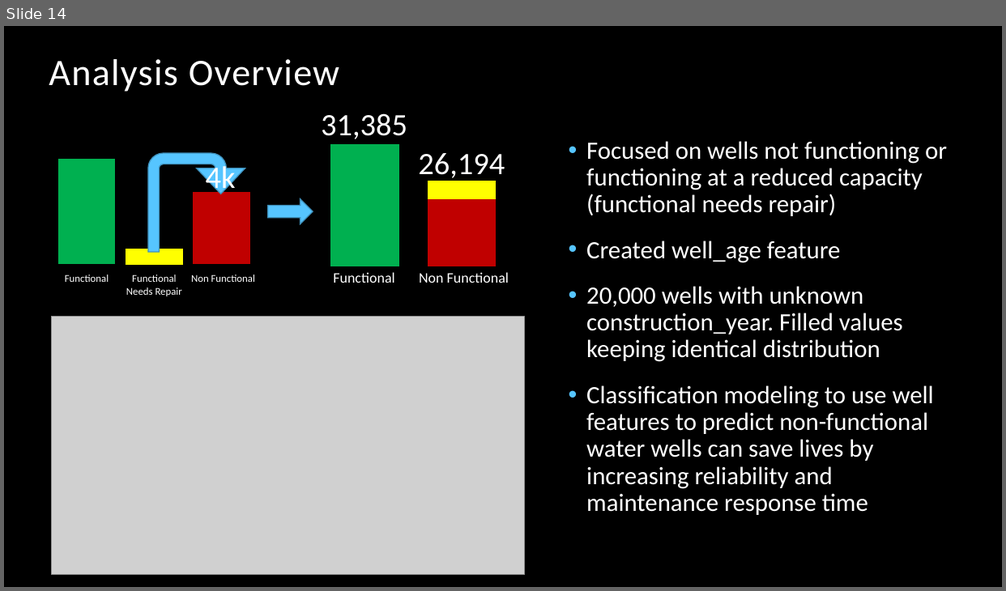
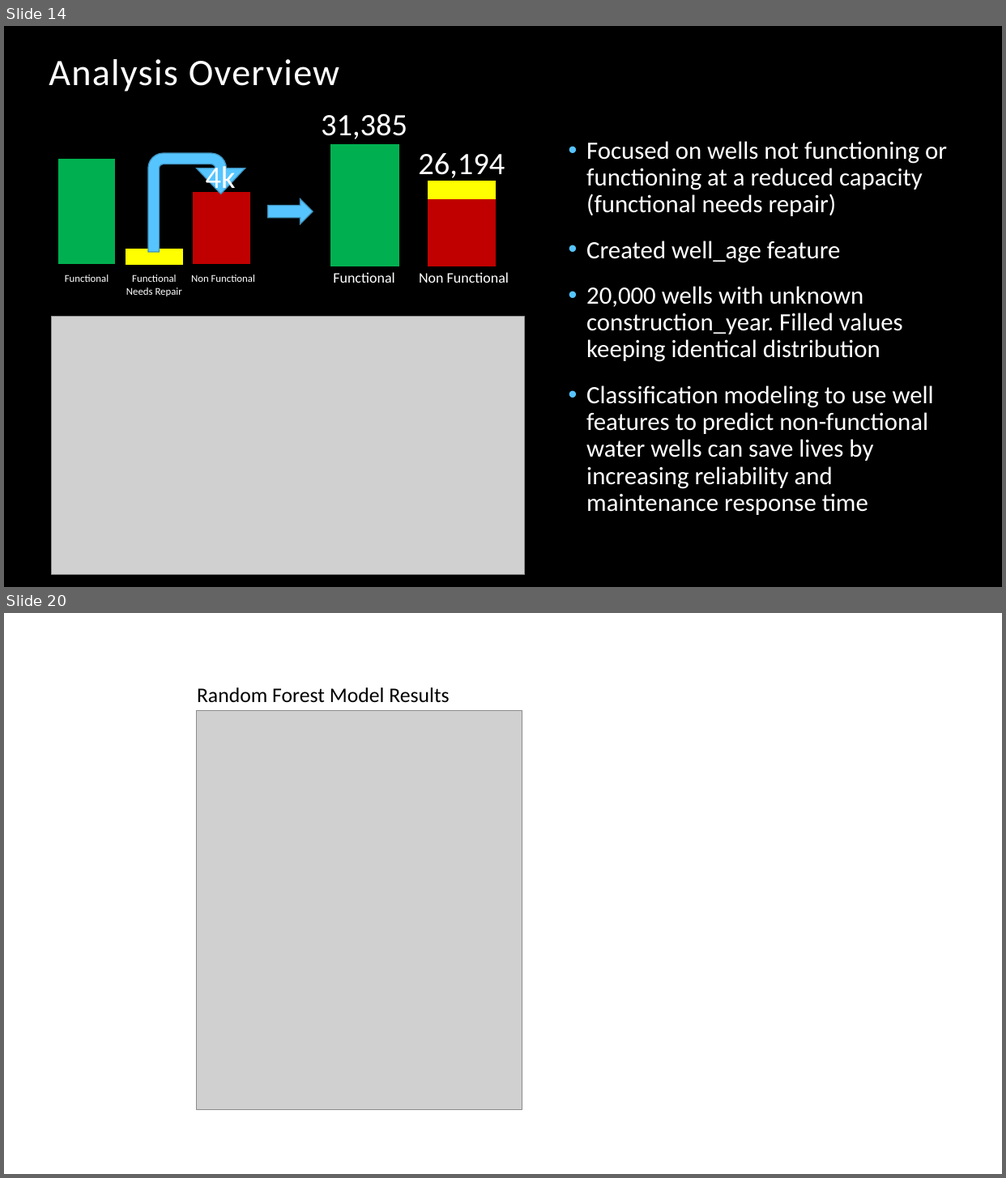
Before and after one commit to bentson1187/phase_3_project, a slide deck: Stakeholder Presentation.pptx. Shown one above the other, each under a label of ours: slide 14 before the commit, slides 14 and 20 after it; the slides between them are not shown. The pictures are 1006x591 and 1006x1178 pixels, drawn with LibreOffice and Linux fonts; fonts in the diff are those of the drawing; grey boxes stand for pictures; background and template pictures are left out. Boxes give left, top, right and bottom in pixels: in the first picture for what was removed or moved away, otherwise in the second. Text is boxed around its words. In the diff, an @@ line names an element or a change of style, - is before the commit and + after.

```diff
--- a/Stakeholder Presentation.pptx
+++ b/Stakeholder Presentation.pptx
@@ slide 20 added at (4, 613, 1002, 1174), background #FFFFFF @@
@@ text added at (197, 688, 449, 703), 20 pt, text #000000 @@
+Random Forest Model Results
@@ picture added at (197, 710, 522, 1110) @@
```
Also in this commit, not shown: 5 other slides added, 3 other files.
